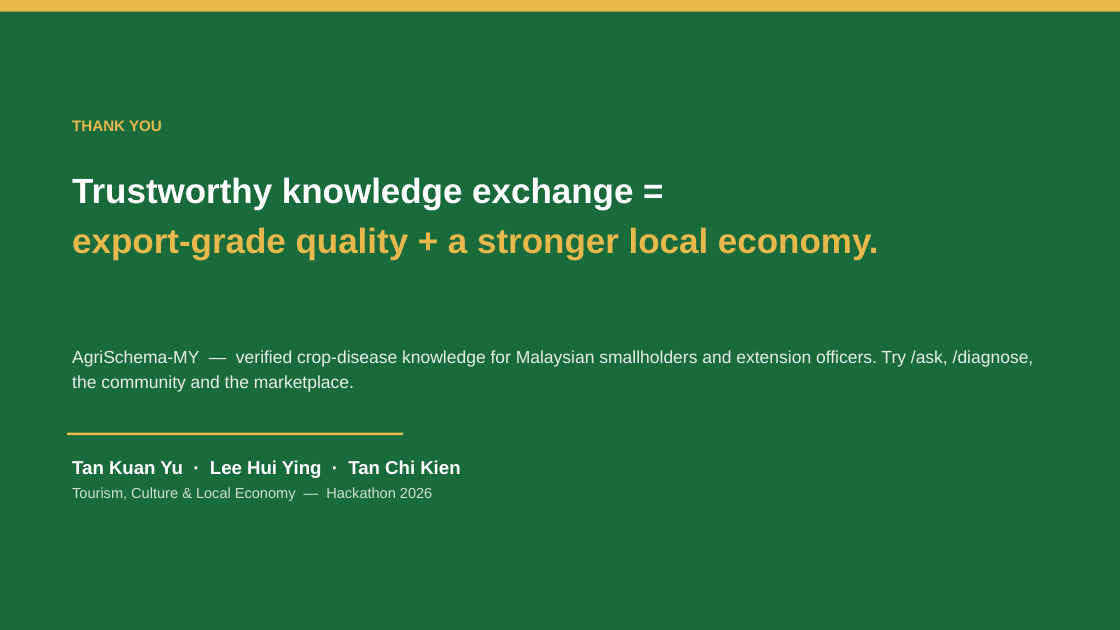
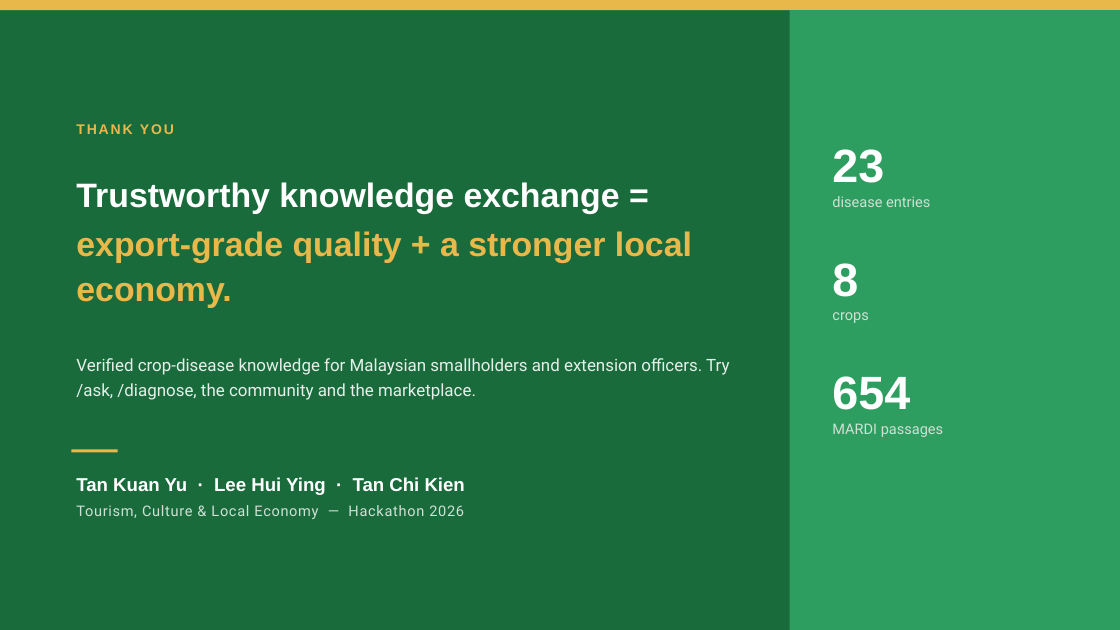
Before and after one commit to R3AlL3nGz3i/agri-schema-my, a slide deck: slide 13 of deck/agrischema-hackathon.pptx. Drawn at 1120x630 pixels with LibreOffice and Linux fonts; fonts in the diff are those of the drawing. Boxes give left, top, right and bottom in pixels: in the first picture for what was removed or moved away, otherwise in the second. Text is boxed around its words. In the diff, an @@ line names an element or a change of style, - is before the commit and + after.

```diff
--- a/deck/agrischema-hackathon.pptx
+++ b/deck/agrischema-hackathon.pptx
@@ rectangle added at (x1=790, y1=10, x2=1120, y2=630), fill #2D9E5F @@
@@ text "THANK YOU" at (x1=76, y1=124, x2=174, y2=134): size 13 to 12 pt, letter spacing 0 to 1.6 pt @@
@@ text added at (x1=832, y1=149, x2=930, y2=207), 12.5 pt, text #CFE0D5 @@
+23
+disease entries
@@ text "Trustworthy knowledge exchange =" at (x1=76, y1=182, x2=692, y2=308): size 30 to 29 pt; line spacing 1.08 to 1.1 @@
@@ text added at (x1=832, y1=263, x2=868, y2=323), 12.5 pt, text #CFE0D5 @@
+8
+crops
@@ text at (x1=76, y1=358, x2=729, y2=400): text changed; size 15 to 14.5 pt; font Arial to Roboto @@
-AgriSchema-MY — verified crop-disease knowledge for Malaysian smallholders and extension officers. Try /ask, /diagnose, the community and the marketplace.
+Verified crop-disease knowledge for Malaysian smallholders and extension officers. Try /ask, /diagnose, the community and the marketplace.
@@ text added at (x1=832, y1=376, x2=943, y2=437), 12.5 pt, text #CFE0D5 @@
+654
+MARDI passages
@@ rectangle removed at (x1=67, y1=433, x2=403, y2=435) @@
@@ text "Tan Kuan Yu · Lee ..." moved from (x1=72, y1=460, x2=460, y2=501) to (x1=76, y1=477, x2=465, y2=519) @@
@@ text "Tan Kuan Yu · Lee ..." at (x1=76, y1=477, x2=465, y2=519): font Arial to Roboto, letter spacing 0 to 0.6 pt in "Tourism, Culture & Local Economy — Hackathon ..."; more space between paragraphs @@
@@ rectangle added at (x1=71, y1=450, x2=118, y2=453), fill #E8B84B @@
```
Also in this commit, not shown: 12 other slides changed, 1 other file.
